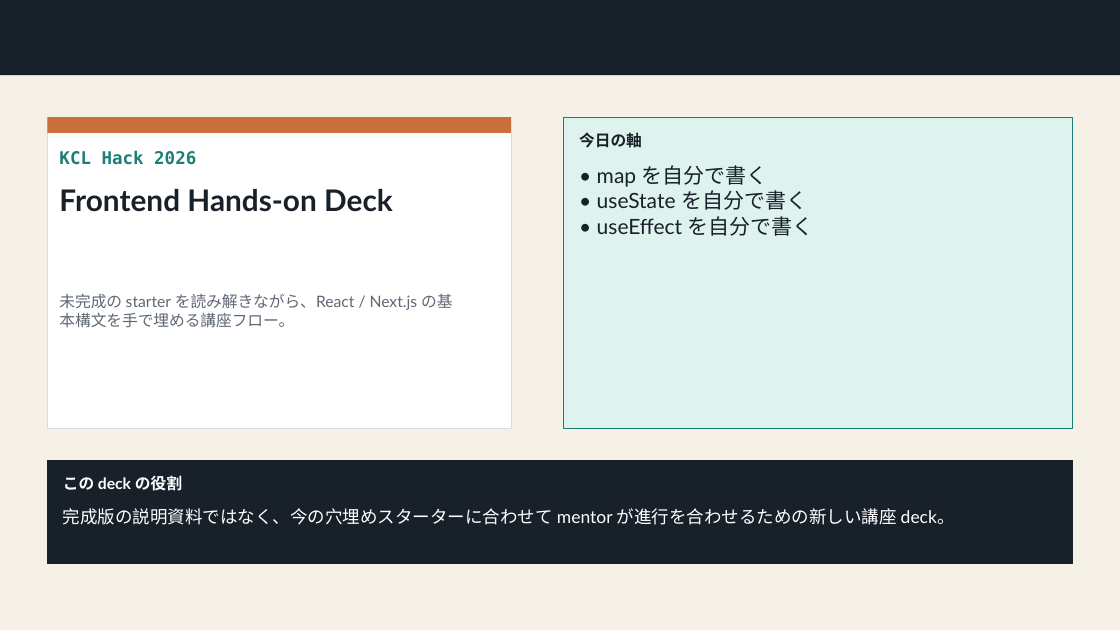
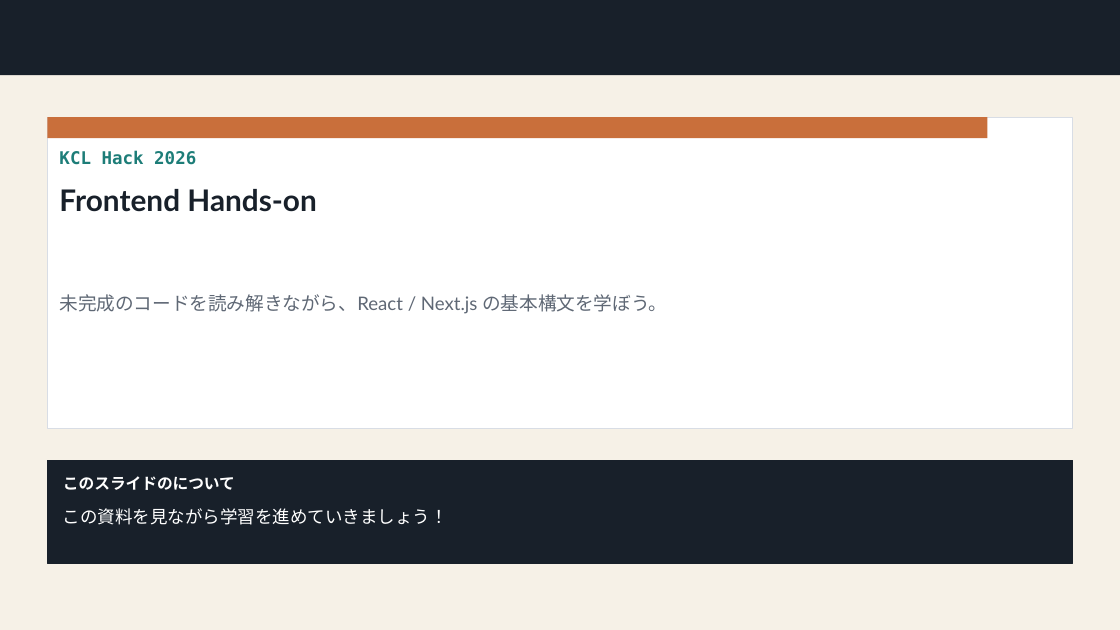
Before and after one commit to Kyutech-Code-Lab/KCLhackEC-2026, a slide deck: slide 1 of materials/2026/slides/kcl-frontend-2026-handson-ans.pptx. Drawn at 1120x630 pixels with LibreOffice and Linux fonts; fonts in the diff are those of the drawing. Boxes give left, top, right and bottom in pixels: in the first picture for what was removed or moved away, otherwise in the second. Text is boxed around its words. In the diff, an @@ line names an element or a change of style, - is before the commit and + after.

Commit message:
スライドの更新

```diff
--- a/materials/2026/slides/kcl-frontend-2026-handson-ans.pptx
+++ b/materials/2026/slides/kcl-frontend-2026-handson-ans.pptx
@@ rectangle: place and size @@
-rectangle at <box>0,0,1120,630</box>
+rectangle at <box>0,26,1120,630</box>
@@ rectangle: place and size @@
-rectangle at <box>47,118,511,429</box>
+rectangle at <box>47,118,1073,429</box>
@@ rectangle: place and size @@
-rectangle at <box>47,118,511,134</box>
+rectangle at <box>47,118,987,139</box>
@@ rectangle removed at <box>564,118,1073,429</box> @@
@@ text removed at <box>579,132,642,148</box> @@
-今日の軸
@@ text removed at <box>597,165,814,236</box> @@
-• map を自分で書く
-• useState を自分で書く
-• useEffect を自分で書く
@@ text at <box>59,189,316,212</box>: text changed @@
-Frontend Hands-on Deck
+Frontend Hands-on
@@ text at <box>59,294,667,314</box>: text changed; size 13.5 to 16 pt @@
-未完成の starter を読み解きながら、React / Next.js の基本構文を手で埋める講座フロー。
+未完成のコードを読み解きながら、React / Next.js の基本構文を学ぼう。
@@ text at <box>63,476,235,490</box>: text changed @@
-この deck の役割
+このスライドのについて
@@ text at <box>63,508,448,525</box>: text changed @@
-完成版の説明資料ではなく、今の穴埋めスターターに合わせて mentor が進行を合わせるための新しい講座 deck。
+この資料を見ながら学習を進めていきましょう！
```
Also in this commit, not shown: 4 other slides changed, 3 slides removed, 7 other files.
